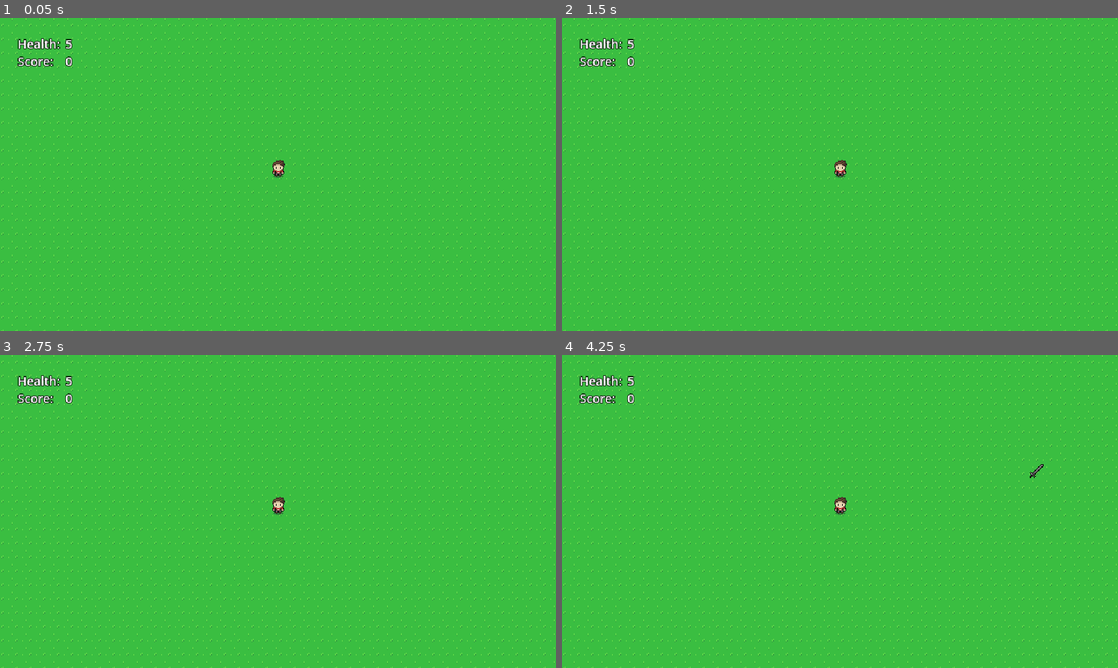
Above: before the commit, frames 1-4 (two rows, left to right).
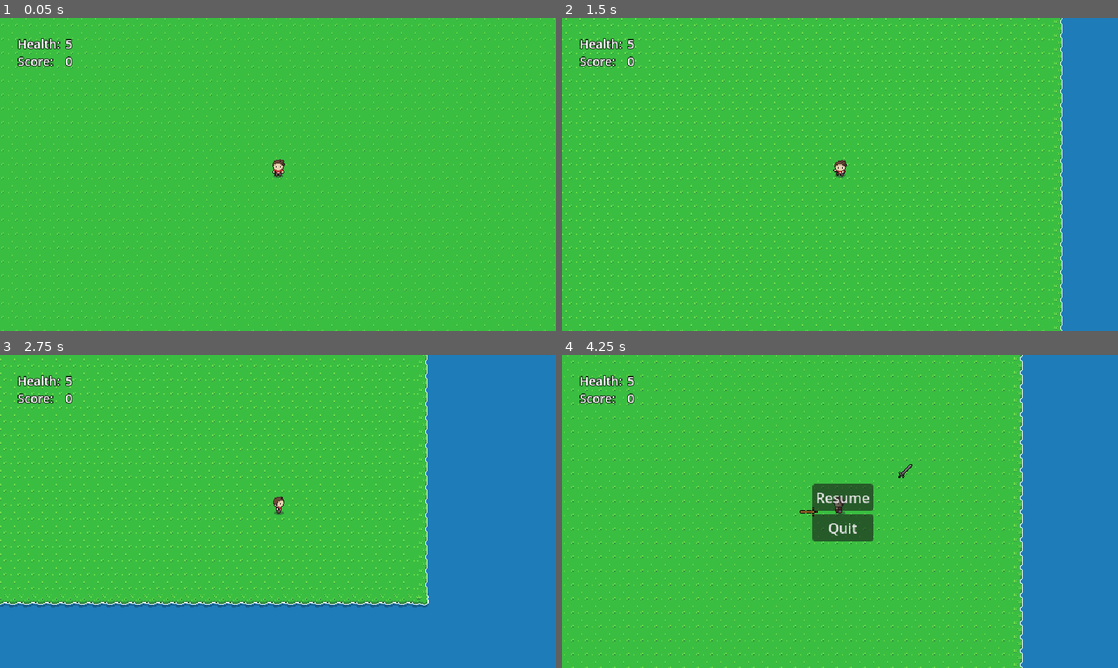
Above: after the commit, the same moments.

Repository: Canahedo/Survivor
Game: Godot game, scene res://Scenes/main.tscn
Two runs of this game, one before a commit and one after it. Both use one fixed random seed, a clock stepped at 60 frames per second and the inputs below.
Inputs:
- Up to frame 1 (0.05 s): no input
- Up to frame 2 (1.5 s): tap Enter at 0.5 s; hold Right (ui_right) 0.53-1.28 s; hold Down (ui_down) from 1.28 s (still down)
- Up to frame 3 (2.75 s): release Down (ui_down) at 2.03 s; hold Right (ui_right) from 2.03 s (still down)
- Up to frame 4 (4.25 s): release Right (ui_right) at 2.78 s; hold Up (ui_up) 2.78-3.53 s; hold Left (ui_left) from 3.53 s (still down); tap Escape (pause) at 4.15 s

The runs differ from the first frame. In frame 1, less than 0.1% of the frame differs, in the area x 49-52%, y 45-50%; in frame 2, 19%; in frame 3, 46%, in the area x 0-100%, y 0-100%; in frame 4, 26%.
Error before the commit: Parse Error: Class "Main" hides a global script class. (res://Scripts/Main.gd:2)

Commit message:
Fixed issue caused by script filename capitalization

Diff:
--- a/Scenes/eggkorn.tscn
+++ b/Scenes/eggkorn.tscn
@@ -1,6 +1,6 @@
 [gd_scene load_steps=56 format=3 uid="uid://b6j240l5uqmf3"]
 
-[ext_resource type="Script" path="res://Scripts/Eggkorn.gd" id="1_x4scb"]
+[ext_resource type="Script" path="res://Scripts/eggkorn.gd" id="1_lxv6k"]
 [ext_resource type="Texture2D" uid="uid://p4hbjjulpfup" path="res://Assets/roguewithflips.png" id="2_e7o4o"]
 [ext_resource type="Texture2D" uid="uid://dq2y3qhcomblx" path="res://Assets/rogue.png" id="3_bguq1"]
 
@@ -590,7 +590,7 @@
 collision_mask = 15
 motion_mode = 1
 wall_min_slide_angle = 0.0
-script = ExtResource("1_x4scb")
+script = ExtResource("1_lxv6k")
 
 [node name="AnimatedSprite2D" type="AnimatedSprite2D" parent="."]
 position = Vector2(0, -8)
--- a/Scenes/logbert.tscn
+++ b/Scenes/logbert.tscn
@@ -1,6 +1,6 @@
 [gd_scene load_steps=51 format=3 uid="uid://bgjqpolvelvxu"]
 
-[ext_resource type="Script" path="res://Scripts/Logbert.gd" id="1_nkmbn"]
+[ext_resource type="Script" path="res://Scripts/logbert.gd" id="1_vslqj"]
 [ext_resource type="Texture2D" uid="uid://6tsyaldvu81u" path="res://Assets/gfx/log.png" id="2_hd1t1"]
 
 [sub_resource type="AtlasTexture" id="AtlasTexture_p7a5s"]
@@ -483,7 +483,7 @@
 collision_mask = 15
 motion_mode = 1
 wall_min_slide_angle = 0.0
-script = ExtResource("1_nkmbn")
+script = ExtResource("1_vslqj")
 
 [node name="AnimatedSprite2D" type="AnimatedSprite2D" parent="."]
 position = Vector2(0, -9)
--- a/Scenes/main.tscn
+++ b/Scenes/main.tscn
@@ -1,6 +1,6 @@
 [gd_scene load_steps=11 format=4 uid="uid://ceptnlo4fo0y0"]
 
-[ext_resource type="Script" path="res://Scripts/Main.gd" id="1_oag41"]
+[ext_resource type="Script" path="res://Scripts/main.gd" id="1_ynat5"]
 [ext_resource type="PackedScene" uid="uid://dnltq0xquebi1" path="res://Scenes/player.tscn" id="2_twbt0"]
 [ext_resource type="PackedScene" uid="uid://c64itn4vnqpqs" path="res://Scenes/dispenser.tscn" id="3_2ifrt"]
 [ext_resource type="PackedScene" uid="uid://cltkf8gl80trg" path="res://Scenes/pause_menu.tscn" id="3_irbp1"]
@@ -1147,7 +1147,7 @@
 [node name="Main" type="Node2D"]
 z_as_relative = false
 y_sort_enabled = true
-script = ExtResource("1_oag41")
+script = ExtResource("1_ynat5")
 
 [node name="CanvasLayer" type="CanvasLayer" parent="."]
 
--- a/Scenes/pause_menu.tscn
+++ b/Scenes/pause_menu.tscn
@@ -1,6 +1,6 @@
 [gd_scene load_steps=2 format=3 uid="uid://cltkf8gl80trg"]
 
-[ext_resource type="Script" path="res://Scripts/PauseMenu.gd" id="1_s8dsy"]
+[ext_resource type="Script" path="res://Scripts/pause_menu.gd" id="1_s8dsy"]
 
 [node name="PauseMenu" type="Control"]
 visible = false
--- a/Scenes/player.tscn
+++ b/Scenes/player.tscn
@@ -1,6 +1,6 @@
 [gd_scene load_steps=101 format=3 uid="uid://dnltq0xquebi1"]
 
-[ext_resource type="Script" path="res://Scripts/Player.gd" id="1_2r2iy"]
+[ext_resource type="Script" path="res://Scripts/player.gd" id="1_qh4ro"]
 [ext_resource type="Texture2D" uid="uid://2440l4gfhbuc" path="res://Assets/gfx/character_no_weapon.png" id="2_7lt6f"]
 [ext_resource type="Texture2D" uid="uid://cof4qsmqxggtt" path="res://Assets/gfx/character.png" id="2_wsq14"]
 [ext_resource type="AnimationNodeStateMachine" uid="uid://ulrnl5vfkj2w" path="res://Animations/player_anim_states.tres" id="4_wfea3"]
@@ -1280,7 +1280,7 @@
 y_sort_enabled = true
 collision_mask = 6
 motion_mode = 1
-script = ExtResource("1_2r2iy")
+script = ExtResource("1_qh4ro")
 
 [node name="AnimatedSprite2D" type="AnimatedSprite2D" parent="."]
 position = Vector2(0, -8)
--- a/Scenes/sword.tscn
+++ b/Scenes/sword.tscn
@@ -1,6 +1,6 @@
 [gd_scene load_steps=25 format=3 uid="uid://ddk1tufjjkmyn"]
 
-[ext_resource type="Script" path="res://Scripts/Sword.gd" id="1_2jaoq"]
+[ext_resource type="Script" path="res://Scripts/sword.gd" id="1_pma7l"]
 [ext_resource type="Texture2D" uid="uid://b68smovpfitsx" path="res://Assets/swordsprites.png" id="1_wmewg"]
 
 [sub_resource type="AtlasTexture" id="AtlasTexture_302f0"]
@@ -160,7 +160,7 @@
 [node name="Sword" type="Area2D" groups=["player_attack"]]
 collision_layer = 8
 collision_mask = 6
-script = ExtResource("1_2jaoq")
+script = ExtResource("1_pma7l")
 
 [node name="AnimatedSprite2D" type="AnimatedSprite2D" parent="."]
 sprite_frames = SubResource("SpriteFrames_npu7q")
Renamed: Scripts/PauseMenu.gd -> Scripts/pause_menu.gd
